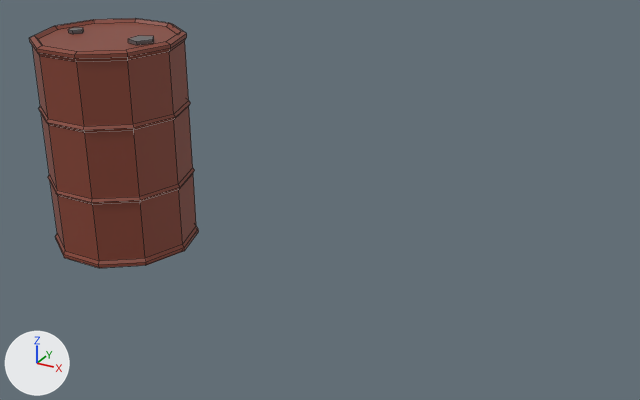
The Blender file assets/models/src/steel-drum.blend: old version first, new version second.
The view is the same before and after, from a 50 mm lens placed at (2.29, -2.51, 1.62), pointed at (0.9, 0.01, 0.35). The lights are fixed; the arrows at lower left show +X, +Y and +Z. The older version comes first. Mesh edges are drawn as thin lines.

The first picture shows 'DrumClosed'.
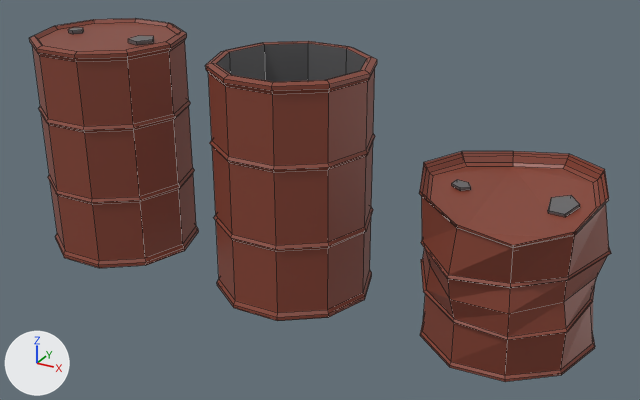
Where the change shows, as pixel boxes [x1, y1, x2, y2] in the pictures (640 x 400 px):
'DrumOpen', added
    after: [205, 41, 377, 321]
    faces in mat_drumpaint (red #864232): [205, 41, 377, 321]
    faces in mat_drumsteel (dark grey #656567): [216, 43, 367, 82]
'DrumCrushed', added
    after: [419, 151, 611, 382]
    faces in mat_drumpaint (red #864232): [419, 151, 611, 382]
    faces in mat_drumsteel (dark grey #656567): [452, 180, 580, 217]

The change, as a diff of the scene's bpy script:
```diff
--- a/assets/models/src/steel-drum.blend.py
+++ b/assets/models/src/steel-drum.blend.py
@@ me_drumcrushed @@
+me_drumcrushed.from_pydata(...)  # 180 vertices, 166 faces; spans x 1.291..1.909, y -0.31..0.31, z 0.0..0.607
+# faces by material slot: [152, 14]
+me_drumcrushed.materials.append(mat_drumpaint)  # red #864232
+me_drumcrushed.materials.append(mat_drumsteel)  # dark grey #656567
@@ me_drumopen @@
+me_drumopen.from_pydata(...)  # 160 vertices, 152 faces; spans x 0.51..1.09, y -0.276..0.276, z 0.0..0.85
+# faces by material slot: [141, 11]
+me_drumopen.materials.append(mat_drumpaint)  # red #864232
+me_drumopen.materials.append(mat_drumsteel)  # dark grey #656567
@@ ob_drumcrushed @@
+ob_drumcrushed = bpy.data.objects.new('DrumCrushed', me_drumcrushed)
+ob_drumcrushed.location = (0.0, 0.0, 0.0)
@@ ob_drumopen @@
+ob_drumopen = bpy.data.objects.new('DrumOpen', me_drumopen)
+ob_drumopen.location = (0.0, 0.0, 0.0)
```
